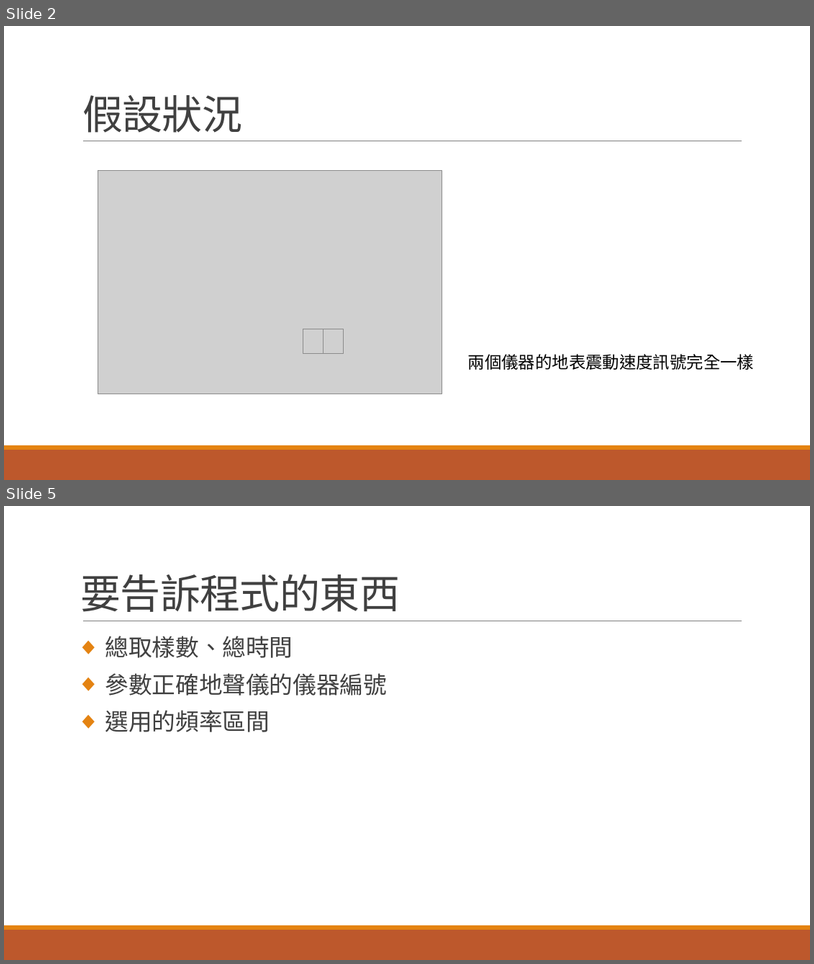
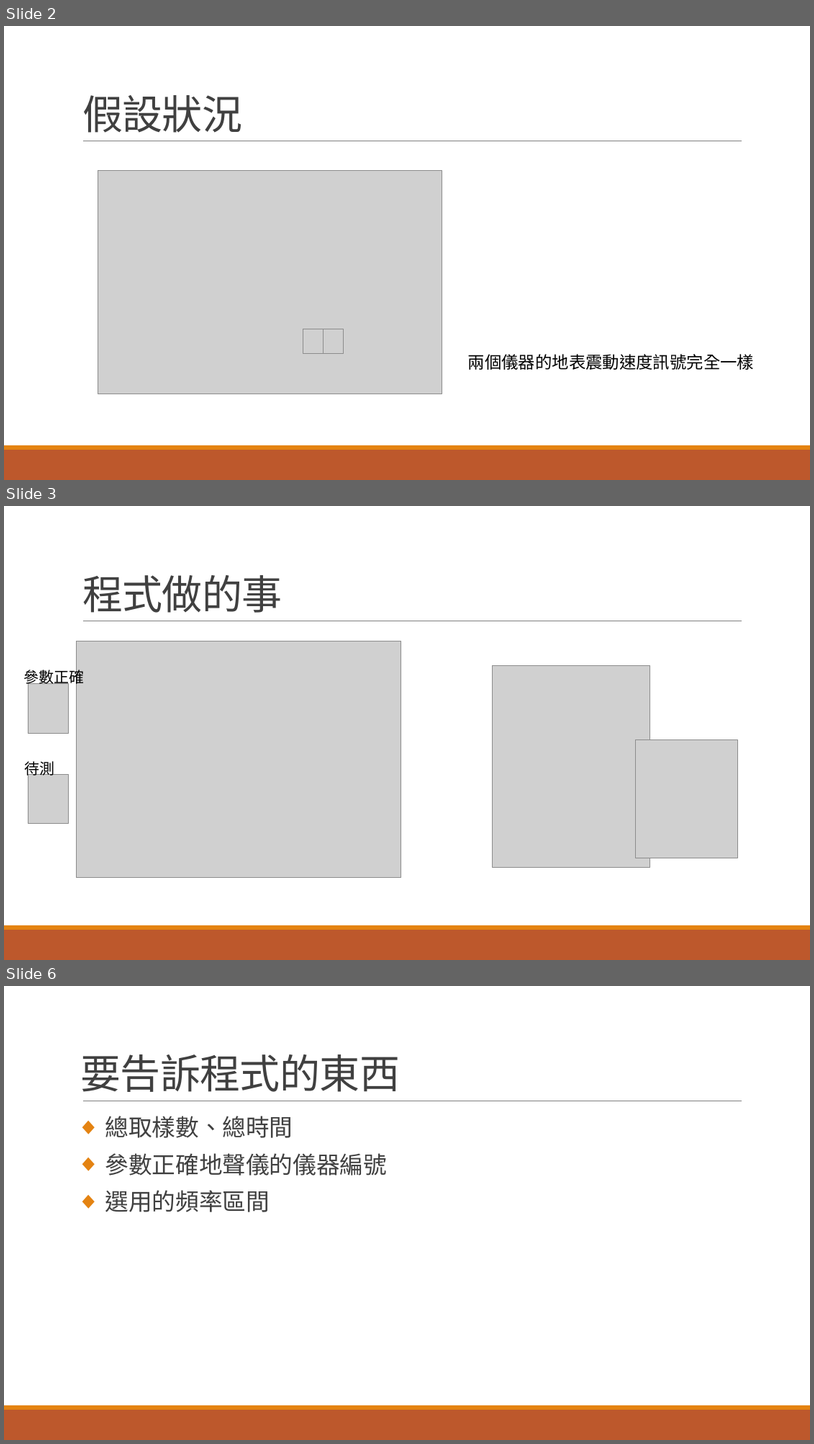
Before and after one commit to r889165/BackUpThesis, a slide deck: Geophone_Calibration/地聲儀求參數.pptx. Shown one above the other, each under a label of ours: slides 2 and 5 before the commit, slides 2, 3 and 6 after it; the slides between them are not shown. The pictures are 814x964 and 814x1444 pixels, drawn with LibreOffice and Linux fonts; fonts in the diff are those of the drawing; grey boxes stand for pictures. Boxes give left, top, right and bottom in pixels: in the first picture for what was removed or moved away, otherwise in the second. Text is boxed around its words. In the diff, an @@ line names an element or a change of style, - is before the commit and + after.

```diff
--- a/Geophone_Calibration/地聲儀求參數.pptx
+++ b/Geophone_Calibration/地聲儀求參數.pptx
@@ slide 3 added at [4,506,810,960], background #FFFFFF; not listed: 3 template elements that a slide beside it also shows @@
@@ title added at [82,575,283,613], 48 pt, text #404040 @@
+程式做的事
@@ picture added at [77,641,401,878] @@
@@ text added at [24,667,85,686], 18 pt, text #000000 @@
+參數正確
@@ picture added at [493,666,650,867] @@
@@ picture added at [28,684,69,733] @@
@@ picture added at [636,739,738,857] @@
@@ text added at [24,761,54,777], 18 pt, text #000000 @@
+待測
@@ picture added at [28,774,69,823] @@
@@ what was slide 5 is now slide 6 @@
```
Also in this commit, not shown: 5 slides changed, 7 other slides added, 1 slide removed, 3 other files.
